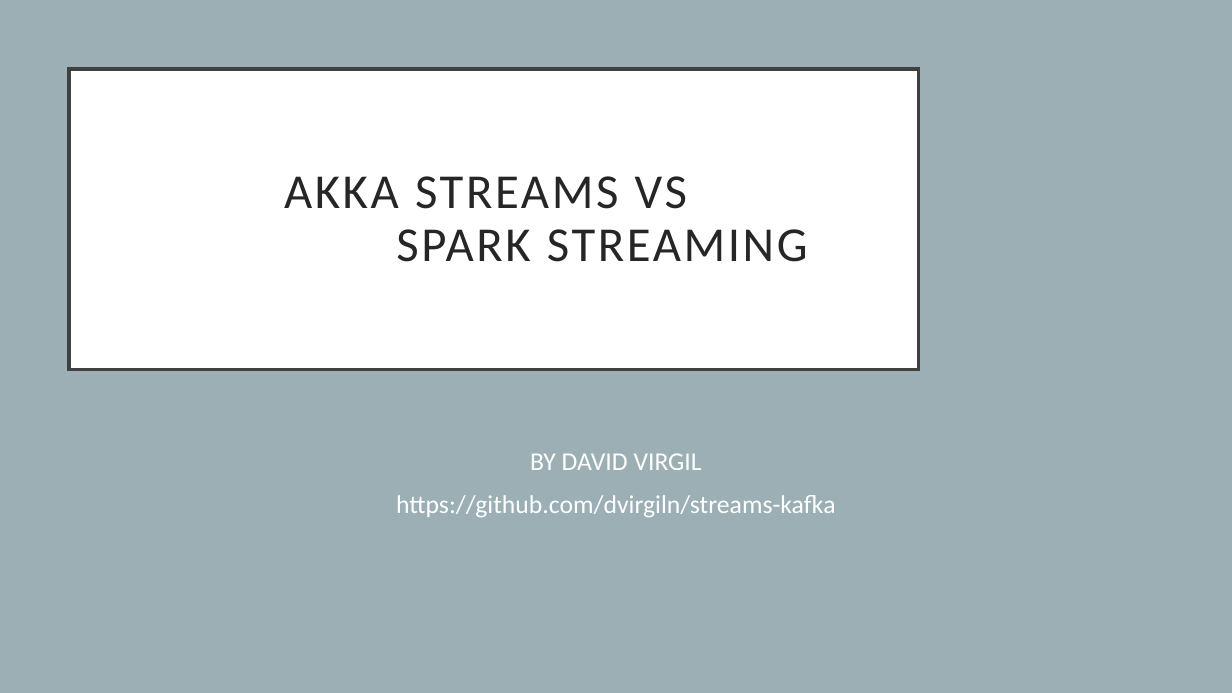
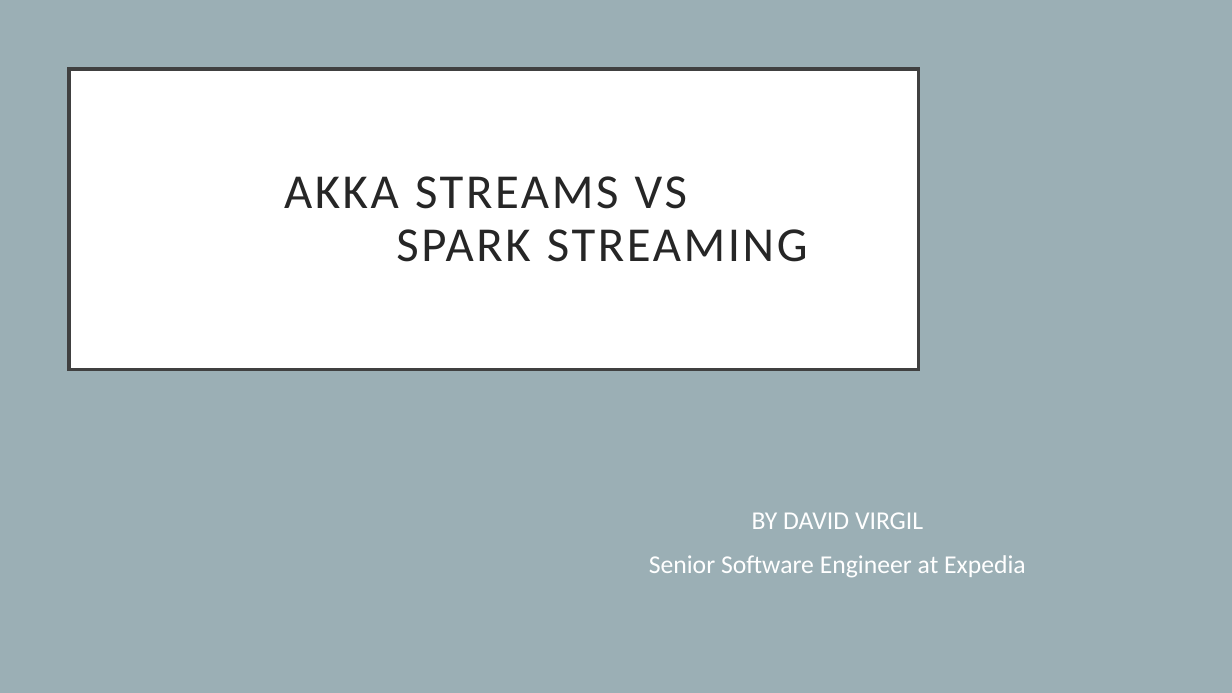
Before and after one commit to dvirgiln/streams-kafka, a slide deck: slide 1 of streams_meetup_presentation.pptx. Drawn at 1232x693 pixels with LibreOffice and Linux fonts; fonts in the diff are those of the drawing. Boxes give left, top, right and bottom in pixels: in the first picture for what was removed or moved away, otherwise in the second. Text is boxed around its words. In the diff, an @@ line names an element or a change of style, - is before the commit and + after.

```diff
--- a/streams_meetup_presentation.pptx
+++ b/streams_meetup_presentation.pptx
@@ subtitle "BY DAVID VIRGIL": place and size @@
-subtitle "BY DAVID VIRGIL" at <box>396,453,836,517</box>
+subtitle "BY DAVID VIRGIL" at <box>649,512,1026,577</box>
@@ subtitle at <box>649,555,1026,577</box>: text changed @@
-https://github.com/dvirgiln/streams-kafka
+Senior Software Engineer at Expedia
```
Also in this commit, not shown: 5 other slides changed, 1 slide added, 3 other files.
